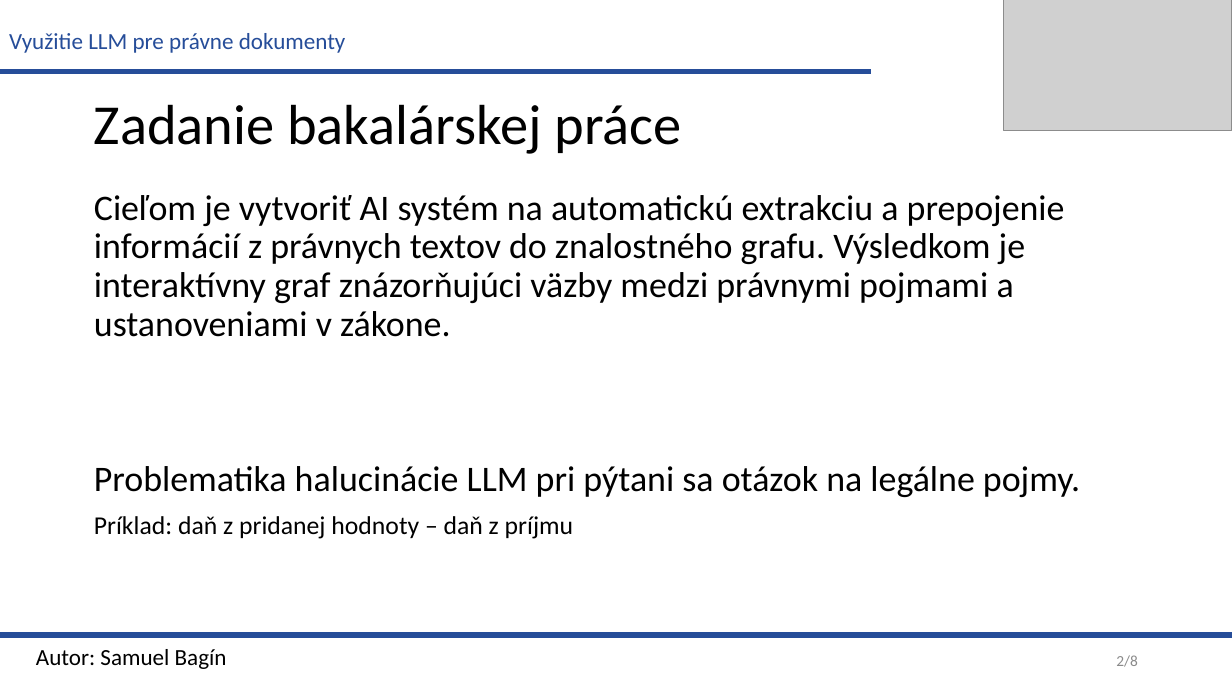
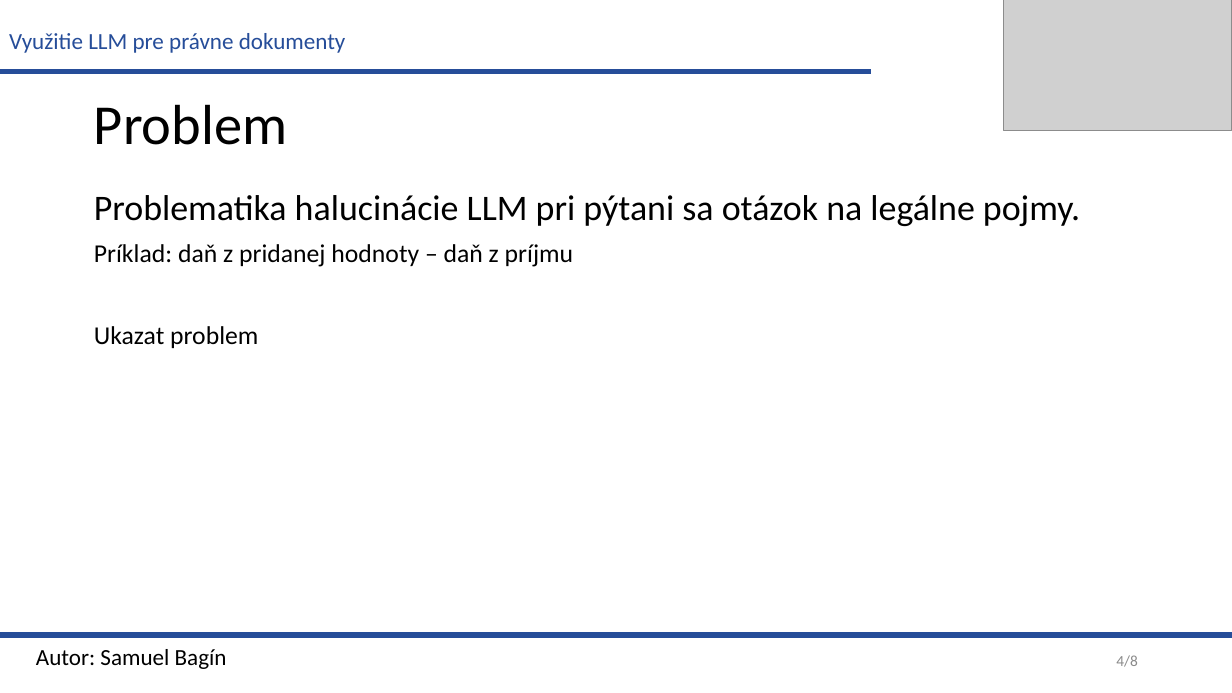
Before and after one commit to samuelbagin1/llm-knowledge-graph, a slide deck: slide 4 of presentations/Vyuzitie LLM pre pravne dokumenty.pptx (slide 2 before the commit). Drawn at 1232x693 pixels with LibreOffice and Linux fonts; fonts in the diff are those of the drawing; grey boxes stand for pictures. Boxes give left, top, right and bottom in pixels: in the first picture for what was removed or moved away, otherwise in the second. Text is boxed around its words. In the diff, an @@ line names an element or a change of style, - is before the commit and + after.

Commit message:
added: presentation

```diff
--- a/presentations/Vyuzitie LLM pre pravne dokumenty.pptx
+++ b/presentations/Vyuzitie LLM pre pravne dokumenty.pptx
@@ title at (94,104,287,145): text changed @@
-Zadanie bakalárskej práce
+Problem
@@ text at (94,195,1065,337): paragraph removed @@
-Cieľom je vytvoriť AI systém na automatickú extrakciu a prepojenie informácií z právnych textov do znalostného grafu. Výsledkom je interaktívny graf znázorňujúci väzby medzi právnymi pojmami a ustanoveniami v zákone.
@@ text at (94,326,258,348): paragraph added @@
+Ukazat problem
@@ page number at (1116,655,1138,667): text changed @@
-2/8
+4/8
```
Also in this commit, not shown: 2 other slides changed, 1 slide added.
